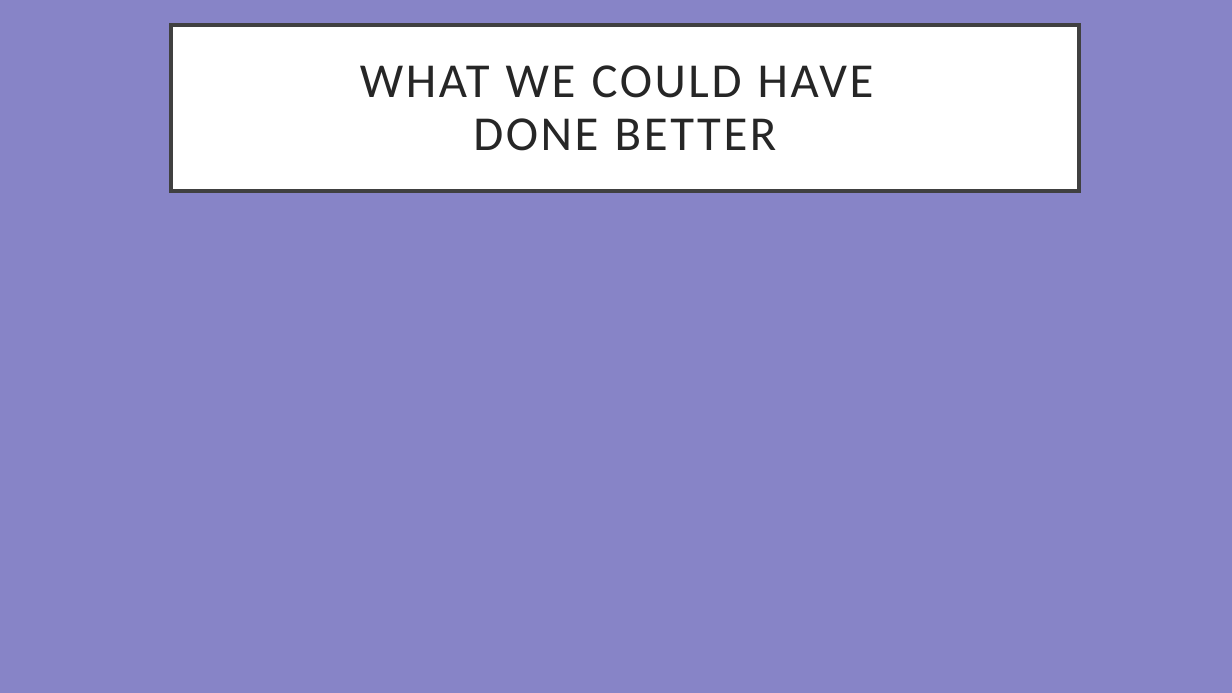
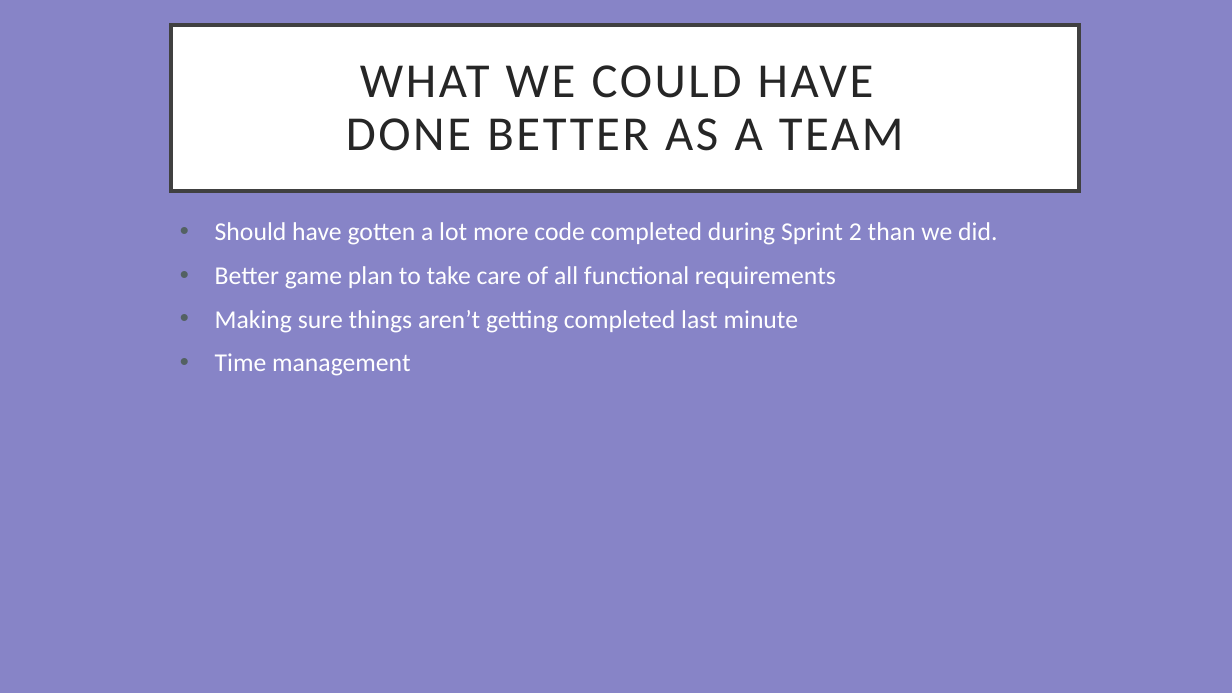
Before and after one commit to Thatawesomeguy4/FiddlePracticeAppCPSC4910, a slide deck: slide 5 of Fid'Lin Final Presentation.pptx. Drawn at 1232x693 pixels with LibreOffice and Linux fonts; fonts in the diff are those of the drawing. Boxes give left, top, right and bottom in pixels: in the first picture for what was removed or moved away, otherwise in the second. Text is boxed around its words. In the diff, an @@ line names an element or a change of style, - is before the commit and + after.

```diff
--- a/Fid'Lin Final Presentation.pptx
+++ b/Fid'Lin Final Presentation.pptx
@@ title at (x1=346, y1=65, x2=904, y2=151): text changed @@
-WHAT WE COULD HAVE
-DONE BETTER
+WHAT WE COULD HAVE
+DONE BETTER AS A TEAM
@@ subtitle added at (x1=215, y1=222, x2=997, y2=376), 20 pt, text #FFFFFF @@
+• Should have gotten a lot more code completed during Sprint 2 than we did.
+• Better game plan to take care of all functional requirements
+• Making sure things aren’t getting completed last minute
+• Time management
```
Also in this commit, not shown: 2 other slides changed, 1 slide removed.
